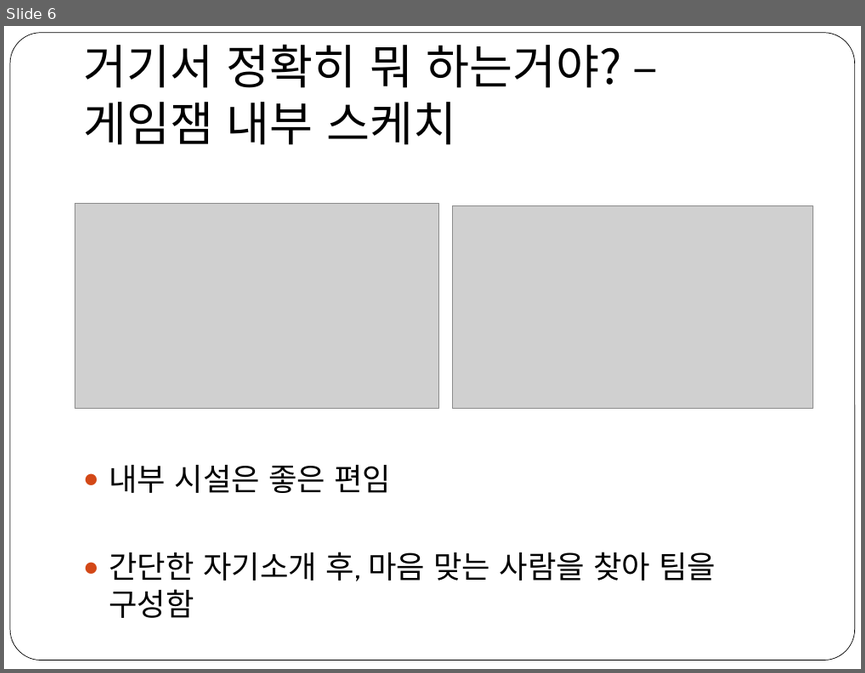
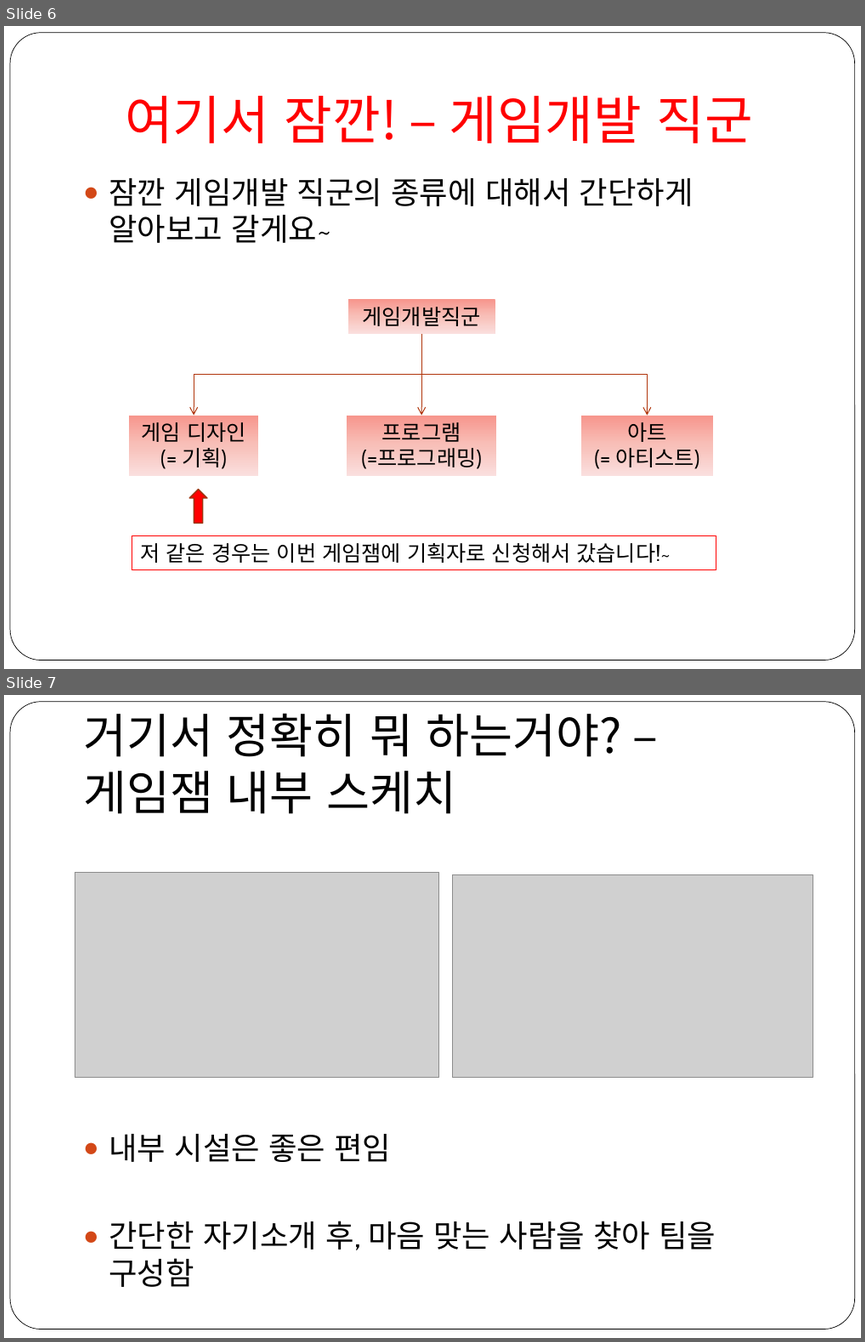
Before and after one commit to BbChip0103/Presentation_gamejam_story, a slide deck: PPT_File/게임잼썰.pptx. Shown one above the other, each under a label of ours: slide 6 before the commit, slides 6 and 7 after it. The pictures are 865x673 and 865x1342 pixels, drawn with LibreOffice and Linux fonts; fonts in the diff are those of the drawing; grey boxes stand for pictures. Boxes give left, top, right and bottom in pixels: in the first picture for what was removed or moved away, otherwise in the second. Text is boxed around its words. In the diff, an @@ line names an element or a change of style, - is before the commit and + after.

```diff
--- a/PPT_File/게임잼썰.pptx
+++ b/PPT_File/게임잼썰.pptx
@@ slide 6 added at [4,26,861,669], background #FFFFFF; not listed: 1 template element that a slide beside it also shows @@
@@ title added at [125,96,753,143], 44 pt, text #FF0000 @@
+여기서 잠깐! – 게임개발 직군
@@ text added at [109,178,693,243], 26 pt, text #000000 @@
+● 잠깐 게임개발 직군의 종류에 대해서 간단하게 알아보고 갈게요~
@@ rectangle added at [347,300,495,334], fill gradient #F7968C to #F8BFBA to #FBE0DE, 18 pt, text #000000 @@
+게임개발직군
@@ elbow arrow added from (421, 334) to (194, 415), #B1360B 0.75 pt @@
@@ elbow arrow added from (421, 374) to (647, 415), #B1360B 0.75 pt @@
@@ arrow added from (421, 374) to (421, 415), #B1360B 0.75 pt @@
@@ rectangle added at [129,415,258,476], fill gradient #F7968C to #F8BFBA to #FBE0DE, 18 pt, text #000000 @@
+게임 디자인
+(= 기획)
@@ rectangle added at [347,415,496,476], fill gradient #F7968C to #F8BFBA to #FBE0DE, 18 pt, text #000000 @@
+프로그램
+(=프로그래밍)
@@ rectangle added at [580,415,713,476], fill gradient #F7968C to #F8BFBA to #FBE0DE, 18 pt, text #000000 @@
+아트
+(= 아티스트)
@@ up arrow added at [190,488,208,522], fill #FF0000, outline #9C3511 1 pt @@
@@ rectangle added at [132,535,715,569], outline #FF0000 0.75 pt, 18 pt, text #000000 @@
+저 같은 경우는 이번 게임잼에 기획자로 신청해서 갔습니다!~
@@ what was slide 6 is now slide 7 @@
```
Also in this commit, not shown: 1 slide changed, 2 other files.
